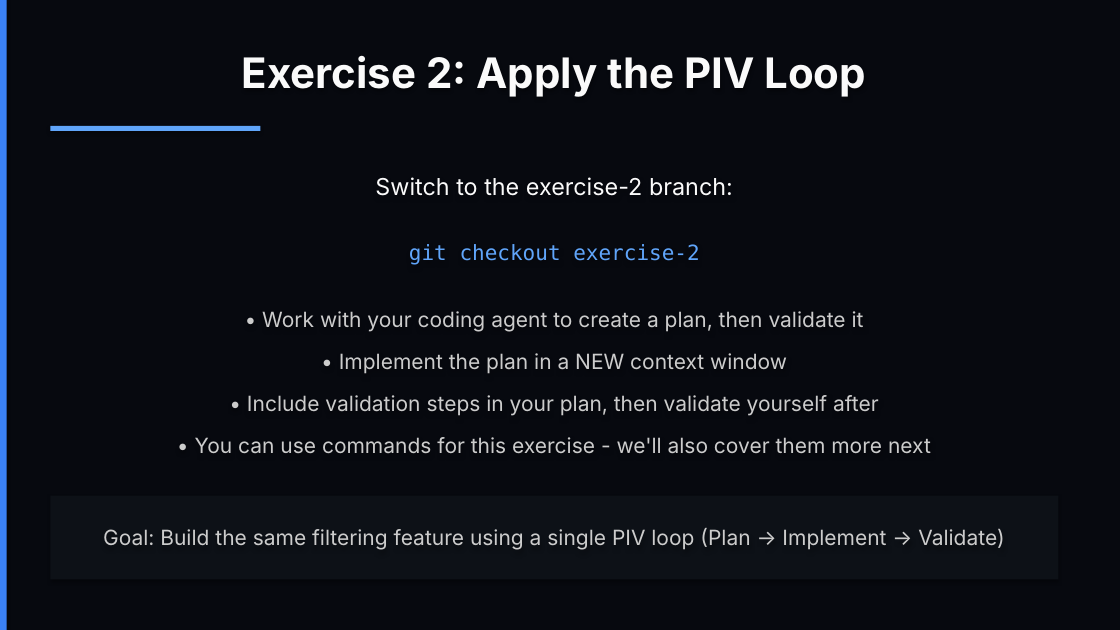
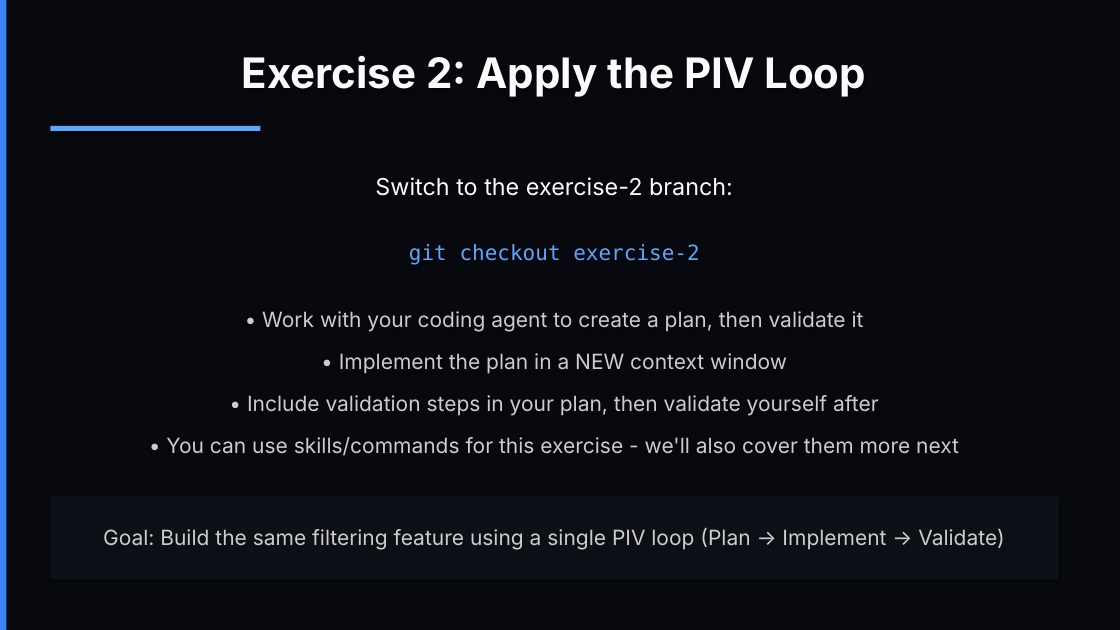
Before and after one commit to dynamous-business/cisco-workshop-resources, a slide deck: slide 23 of cisco-workshop-slides.pptx. Drawn at 1120x630 pixels with LibreOffice and Linux fonts; fonts in the diff are those of the drawing. Boxes give left, top, right and bottom in pixels: in the first picture for what was removed or moved away, otherwise in the second. Text is boxed around its words. In the diff, an @@ line names an element or a change of style, - is before the commit and + after.

Commit message:
Updated commands, README, and slides

```diff
--- a/cisco-workshop-slides.pptx
+++ b/cisco-workshop-slides.pptx
@@ text at [166,437,959,456]: text changed @@
-• You can use commands for this exercise - we'll also cover them more next
+• You can use skills/commands for this exercise - we'll also cover them more next
```
Also in this commit, not shown: 7 other slides changed, 9 other files.
